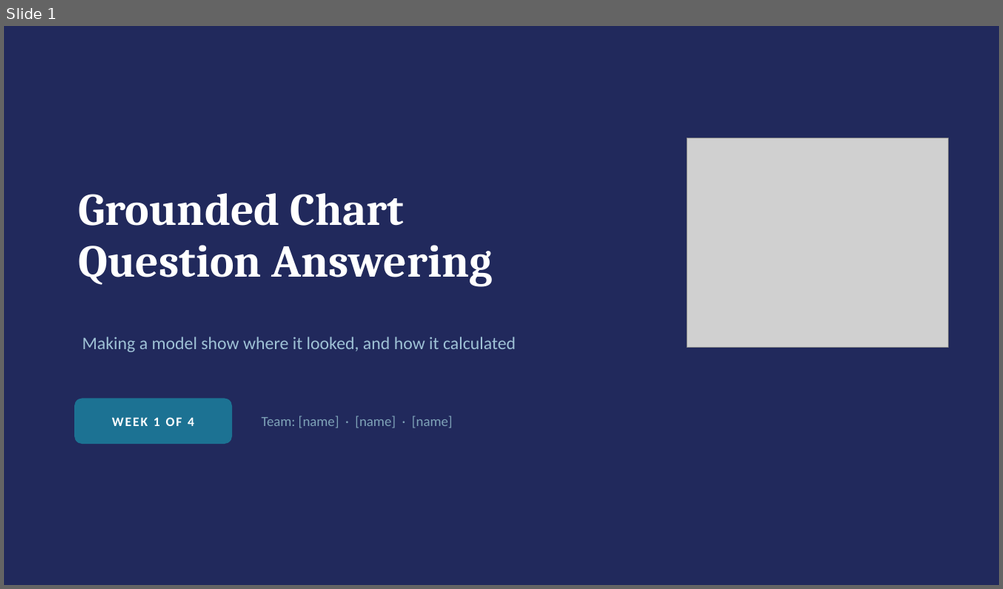
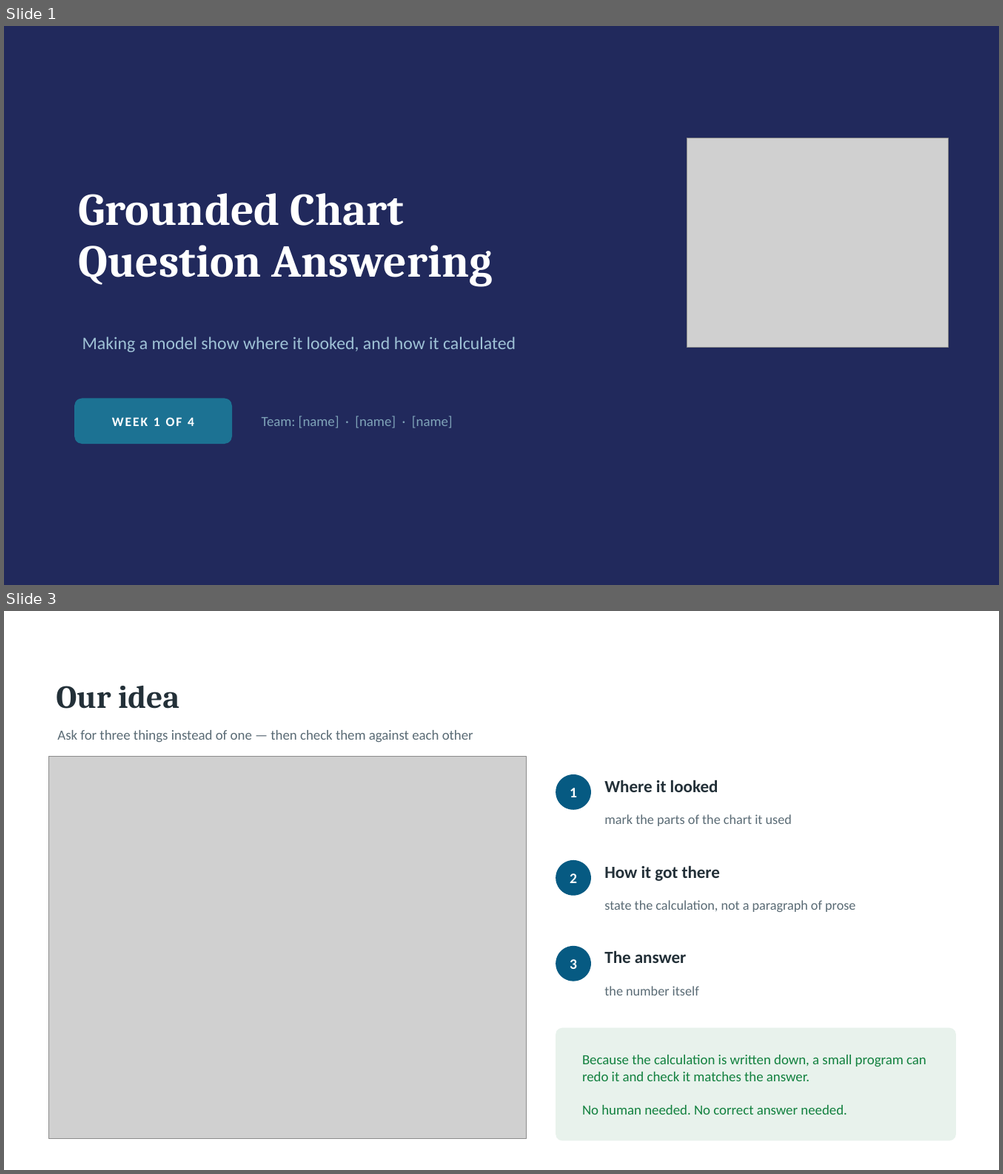
Before and after one commit to Ahmed-Elghazaly/chartqa-dual-target, a slide deck: presentation/ChartQA-Week1.pptx. Shown one above the other, each under a label of ours: slide 1 before the commit, slides 1 and 3 after it; the slides between them are not shown. The pictures are 1003x589 and 1003x1174 pixels, drawn with LibreOffice and Linux fonts; fonts in the diff are those of the drawing; grey boxes stand for pictures. Boxes give left, top, right and bottom in pixels: in the first picture for what was removed or moved away, otherwise in the second. Text is boxed around its words. In the diff, an @@ line names an element or a change of style, - is before the commit and + after.

```diff
--- a/presentation/ChartQA-Week1.pptx
+++ b/presentation/ChartQA-Week1.pptx
@@ slide 3 added at box(4, 611, 999, 1170), background #FFFFFF @@
@@ text added at box(56, 686, 179, 709), 31 pt, text #233038, bold @@
+Our idea
@@ text added at box(57, 730, 473, 742), 13.5 pt, text #5A6B75 @@
+Ask for three things instead of one — then check them against each other
@@ picture added at box(48, 757, 526, 1139) @@
@@ ellipse added at box(556, 775, 590, 809), fill #065A82, outline #065A82 1 pt @@
@@ text added at box(569, 788, 577, 797), 14 pt, text #FFFFFF, bold @@
+1
@@ text added at box(604, 780, 718, 792), 16.5 pt, text #233038, bold @@
+Where it looked
@@ text added at box(604, 815, 791, 826), 13 pt, text #5A6B75 @@
+mark the parts of the chart it used
@@ ellipse added at box(556, 861, 590, 895), fill #065A82, outline #065A82 1 pt @@
@@ text added at box(569, 874, 577, 883), 14 pt, text #FFFFFF, bold @@
+2
@@ text added at box(604, 866, 720, 881), 16.5 pt, text #233038, bold @@
+How it got there
@@ text added at box(604, 900, 855, 912), 13 pt, text #5A6B75 @@
+state the calculation, not a paragraph of prose
@@ ellipse added at box(556, 947, 590, 981), fill #065A82, outline #065A82 1 pt @@
@@ text added at box(569, 960, 577, 969), 14 pt, text #FFFFFF, bold @@
+3
@@ text added at box(604, 951, 686, 963), 16.5 pt, text #233038, bold @@
+The answer
@@ text added at box(604, 986, 699, 996), 13 pt, text #5A6B75 @@
+the number itself
@@ rounded rectangle added at box(556, 1029, 956, 1141), fill #E8F2EC, outline #E8F2EC 1 pt @@
@@ text added at box(582, 1055, 926, 1115), 13.5 pt, text #12813F @@
+Because the calculation is written down, a small program can redo it and check it matches the answer.
+No human needed. No correct answer needed.
```
Also in this commit, not shown: 5 slides changed, 8 other slides added, 14 slides removed, 7 other files.
